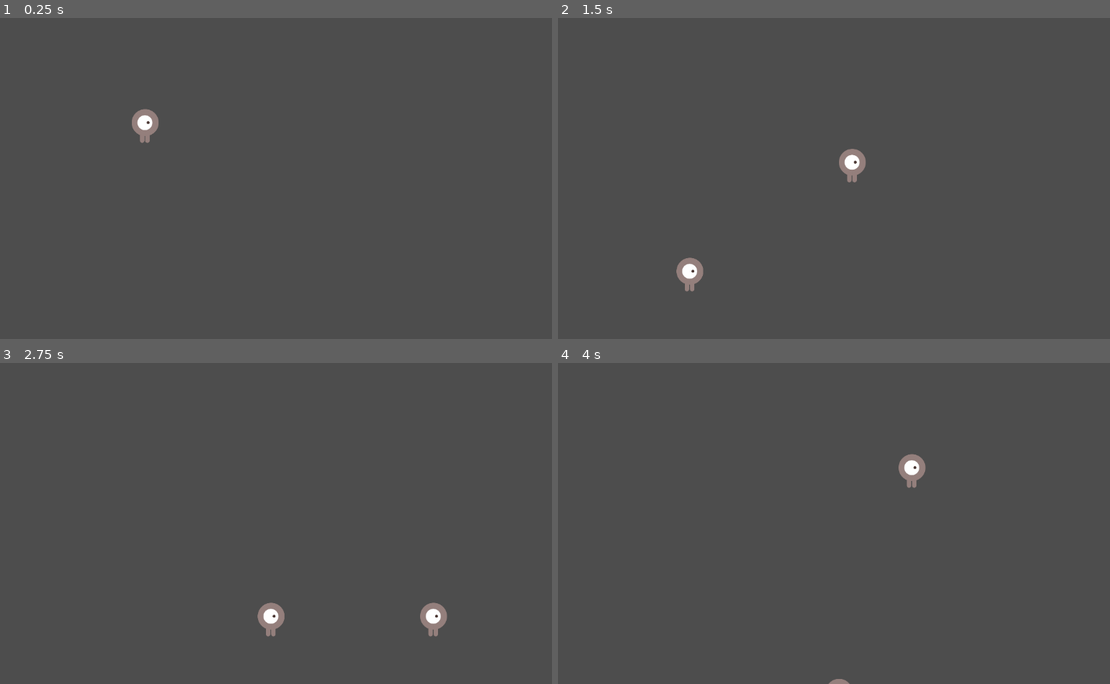
Above: before the commit, frames 1-4 (two rows, left to right).
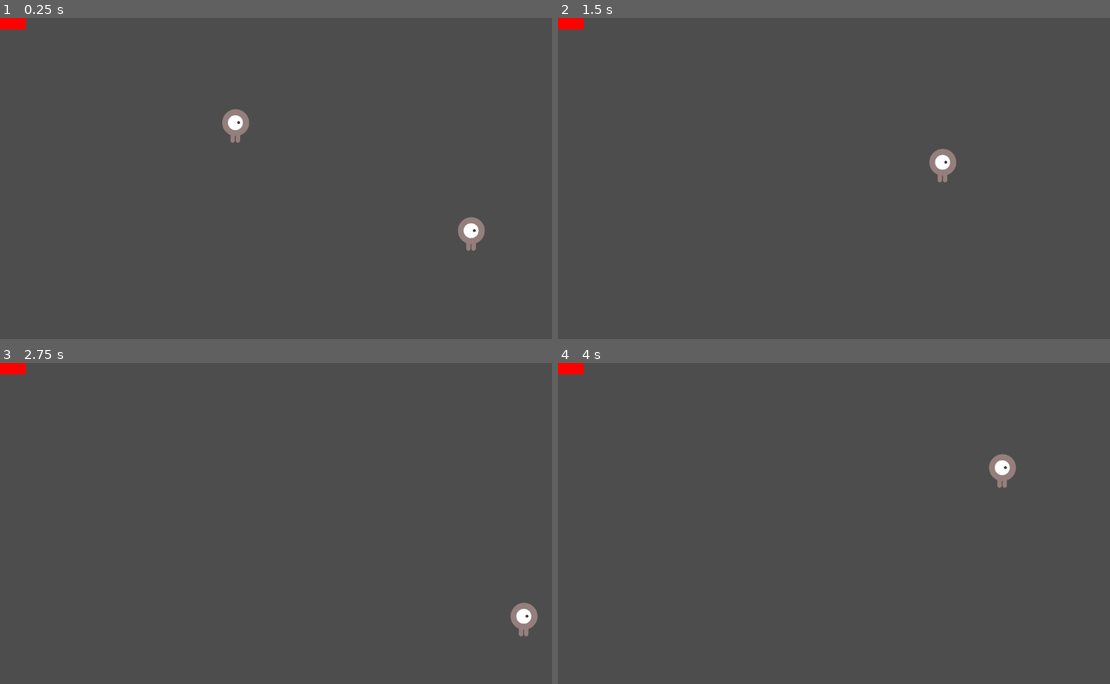
Above: after the commit, the same moments.

Repository: MakingGamesFinalProject/GameProject
Game: Godot game, scene res://scenes/Main.tscn
Same seed, same stepped clock (60 frames per second), same inputs: the game is played once before the commit and once after it.
Inputs:
- Up to frame 1 (0.25 s): no input
- Up to frame 2 (1.5 s): tap Enter at 0.5 s; hold D (move_right_p1) 0.53-1.28 s; hold Down (move_down_p2) 0.53-1.28 s; hold S (move_down_p1) from 1.28 s (still down); tap Left (move_left_p2) at 1.35 s
- Up to frame 3 (2.75 s): release S (move_down_p1) at 2.03 s; hold D (move_right_p1) from 2.03 s (still down); hold Right (move_right_p2) from 2.03 s (still down)
- Up to frame 4 (4 s): release D (move_right_p1) at 2.78 s; release Right (move_right_p2) at 2.78 s; hold W (move_up_p1) 2.78-3.53 s; tap Up (move_up_p2) at 2.85 s; hold A (move_left_p1) from 3.53 s (still down); hold Down (move_down_p2) from 3.53 s (still down)

The runs differ from the first frame. In frame 1, 1.2% of the frame differs, in the area x 0-88%, y 0-73%; in frame 2, 1.2%; in frame 3, 1.2%; in frame 4, 0.9%.

Commit message:
Underground water filter building colliders created
Need to define the behaviour of the building when the player is on it

Diff:
--- a/scenes/Main.tscn
+++ b/scenes/Main.tscn
@@ -1,10 +1,14 @@
-[gd_scene load_steps=2 format=3 uid="uid://6bqm6gqeokqt"]
+[gd_scene load_steps=3 format=3 uid="uid://6bqm6gqeokqt"]
 
 [ext_resource type="PackedScene" uid="uid://tyfin60df35t" path="res://scenes/player.tscn" id="1_nqjp5"]
+[ext_resource type="PackedScene" uid="uid://carfvmdbple6g" path="res://scenes/underground_water_filter.tscn" id="2_8x4tj"]
 
 [node name="Main" type="Node"]
 
 [node name="Player" parent="." instance=ExtResource("1_nqjp5")]
 
 [node name="Player2" parent="." instance=ExtResource("1_nqjp5")]
+position = Vector2(948, 436)
 is_player_with_keyboard = false
+
+[node name="UndergroundWaterFilter" parent="." instance=ExtResource("2_8x4tj")]
--- a/scenes/player.tscn
+++ b/scenes/player.tscn
@@ -55,8 +55,8 @@
 radius = 26.0
 height = 68.0
 
-[node name="Player" type="CharacterBody2D"]
-position = Vector2(292, 218)
+[node name="Player" type="CharacterBody2D" groups=["players"]]
+position = Vector2(474, 218)
 script = ExtResource("3_g1ida")
 
 [node name="AnimatedSprite2D" type="AnimatedSprite2D" parent="."]
--- /dev/null
+++ b/scenes/underground_water_filter.tscn
@@ -0,0 +1,29 @@
+[gd_scene load_steps=5 format=3 uid="uid://carfvmdbple6g"]
+
+[ext_resource type="Script" path="res://scripts/underground_water_filter.gd" id="1_ckc7n"]
+[ext_resource type="Texture2D" uid="uid://dnahnanxbf0xe" path="res://art/place_holde.png" id="2_dgv1g"]
+
+[sub_resource type="RectangleShape2D" id="RectangleShape2D_ko82b"]
+size = Vector2(104, 46)
+
+[sub_resource type="CircleShape2D" id="CircleShape2D_ffgq0"]
+radius = 104.69
+
+[node name="UndergroundWaterFilter" type="CharacterBody2D"]
+script = ExtResource("1_ckc7n")
+
+[node name="Sprite2D" type="Sprite2D" parent="."]
+scale = Vector2(3.27682, -1.46037)
+texture = ExtResource("2_dgv1g")
+
+[node name="CollisionShape2D" type="CollisionShape2D" parent="."]
+shape = SubResource("RectangleShape2D_ko82b")
+
+[node name="PlayerDetector" type="Area2D" parent="."]
+collision_layer = 0
+
+[node name="CollisionShape2D" type="CollisionShape2D" parent="PlayerDetector"]
+shape = SubResource("CircleShape2D_ffgq0")
+
+[connection signal="body_entered" from="PlayerDetector" to="." method="_on_player_detector_body_entered"]
+[connection signal="body_exited" from="PlayerDetector" to="." method="_on_player_detector_body_exited"]
--- a/scripts/Player.gd
+++ b/scripts/Player.gd
@@ -51,3 +51,6 @@
 	position = pos
 	show()
 	$CollisionShape2D.disabled = false
+
+func _on_body_entered(body):
+	print("on body entered")
--- /dev/null
+++ b/scripts/underground_water_filter.gd
@@ -0,0 +1,14 @@
+extends CharacterBody2D
+
+var players_count_on_building = 0
+
+func _process(delta):
+	print(players_count_on_building)
+
+func _on_player_detector_body_entered(body):
+	if body.is_in_group("players"):
+		players_count_on_building += 1
+
+func _on_player_detector_body_exited(body):
+	if body.is_in_group("players") && players_count_on_building > 0:
+		players_count_on_building -= 1
Binary file added: art/place_holde.png
Not shown, added: art/place_holde.png.import
